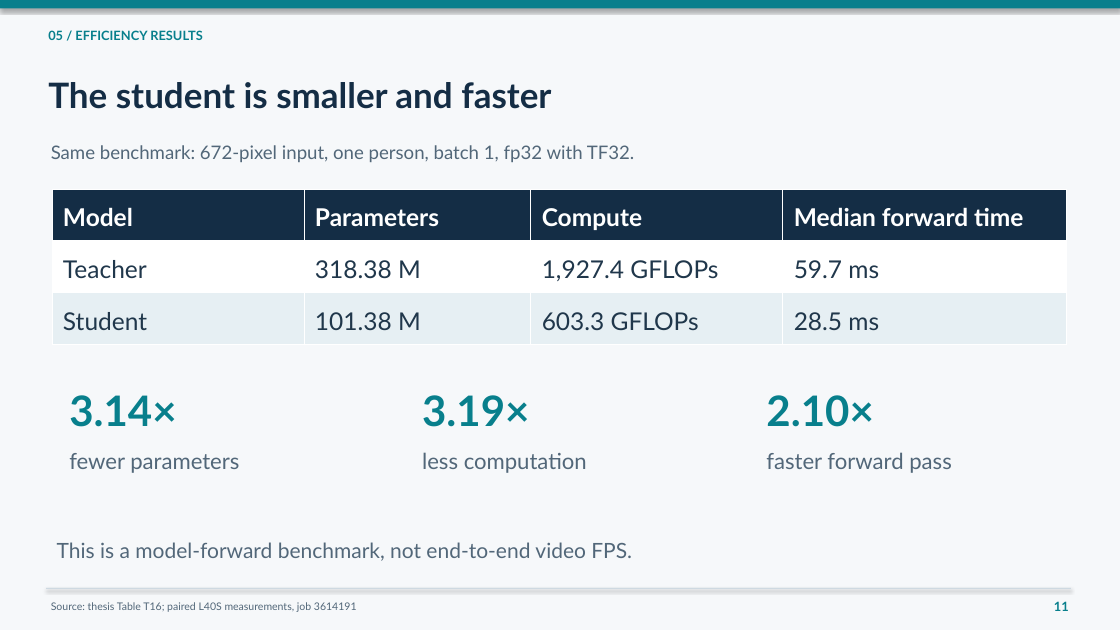
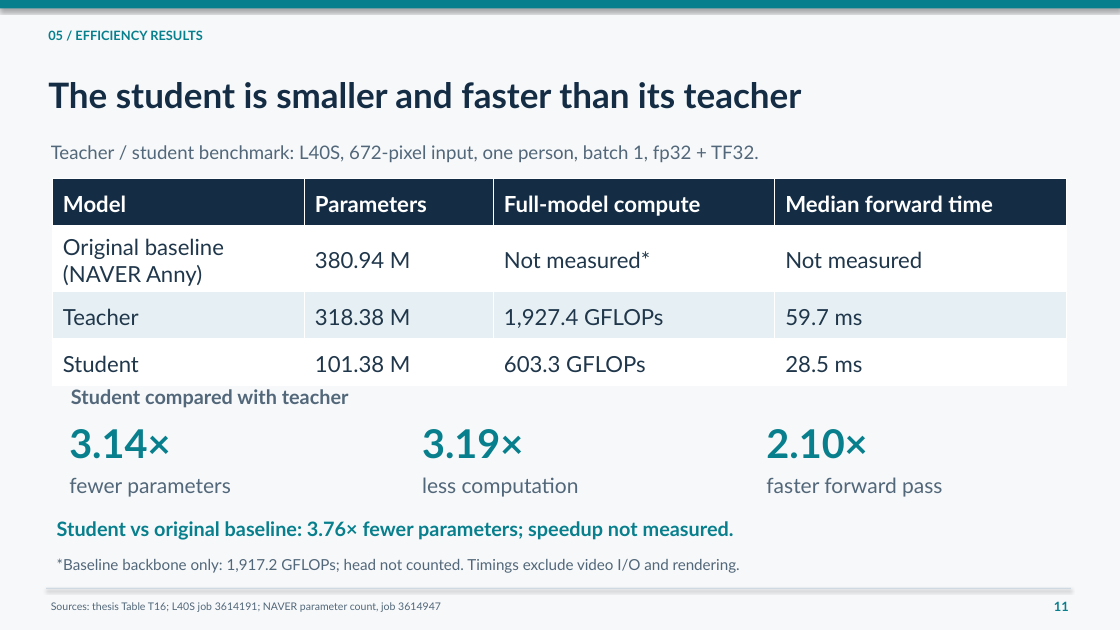
Before and after one commit to saadnajib/Multi-Person-Whole-Body-Human-Mesh-Recovery-in-a-Single-Shot-with-Annyone-dataset-and-3dpw-dataset, a slide deck: slide 11 of docs/presentations/2026-10-22_supervisor/Najib_supervisor_presentation.pptx. Drawn at 1120x630 pixels with LibreOffice and Linux fonts; fonts in the diff are those of the drawing. Boxes give left, top, right and bottom in pixels: in the first picture for what was removed or moved away, otherwise in the second. Text is boxed around its words. In the diff, an @@ line names an element or a change of style, - is before the commit and + after.

Commit message:
Include original NAVER baseline in efficiency presentation

```diff
--- a/docs/presentations/2026-10-22_supervisor/Najib_supervisor_presentation.pptx
+++ b/docs/presentations/2026-10-22_supervisor/Najib_supervisor_presentation.pptx
@@ text at box(48, 82, 802, 109): text changed @@
-The student is smaller and faster
+The student is smaller and faster than its teacher
@@ text at box(51, 145, 758, 162): text changed @@
-Same benchmark: 672-pixel input, one person, batch 1, fp32 with TF32.
+Teacher / student benchmark: L40S, 672-pixel input, one person, batch 1, fp32 + TF32.
@@ table at box(52, 178, 1067, 376) @@
-row 1: Model | Parameters | Compute | Median forward time
+row 1: Model | Parameters | Full-model compute | Median forward time
+row 2: Original baseline / (NAVER Anny) | 380.94 M | Not measured* | Not measured
@@ table: place and size @@
-table at box(52, 189, 1067, 344)
+table at box(52, 178, 1067, 376)
@@ text added at box(71, 389, 349, 408), 17 pt, text #526779, bold @@
+Student compared with teacher
@@ text "3.14×": place and size @@
-text "3.14×" at box(69, 395, 176, 427)
+text "3.14×" at box(69, 429, 170, 459)
@@ text "3.19×": place and size @@
-text "3.19×" at box(422, 395, 529, 427)
+text "3.19×" at box(422, 429, 523, 459)
@@ size 36 to 34 pt in 3 elements at box(69, 429, 170, 459), box(422, 429, 523, 459), box(766, 429, 867, 459) @@
@@ text "2.10×": place and size @@
-text "2.10×" at box(766, 395, 873, 427)
+text "2.10×" at box(766, 429, 867, 459)
@@ text "fewer parameters": place and size @@
-text "fewer parameters" at box(69, 453, 239, 473)
+text "fewer parameters" at box(69, 478, 231, 497)
@@ text "less computation": place and size @@
-text "less computation" at box(422, 452, 587, 473)
+text "less computation" at box(422, 477, 579, 497)
@@ size 19 to 18 pt in 3 elements at box(69, 478, 231, 497), box(422, 477, 579, 497), box(766, 477, 942, 497) @@
@@ text "faster forward pass": place and size @@
-text "faster forward pass" at box(766, 452, 952, 473)
+text "faster forward pass" at box(766, 477, 942, 497)
@@ text added at box(57, 521, 734, 540), 17 pt, text #087F8C, bold @@
+Student vs original baseline: 3.76× fewer parameters; speedup not measured.
@@ text removed at box(57, 542, 632, 561) @@
-This is a model-forward benchmark, not end-to-end video FPS.
@@ text added at box(57, 558, 740, 573), 13 pt, text #526779 @@
+*Baseline backbone only: 1,917.2 GFLOPs; head not counted. Timings exclude video I/O and rendering.
@@ text at box(51, 602, 441, 612): text changed @@
-Source: thesis Table T16; paired L40S measurements, job 3614191
+Sources: thesis Table T16; L40S job 3614191; NAVER parameter count, job 3614947
```
Also in this commit, not shown: 8 other files.
